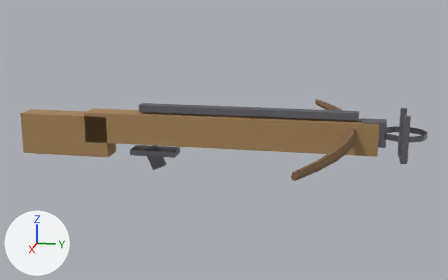
Two versions of the glTF model assets/weapons/arme_arbalete.glb, one commit apart.
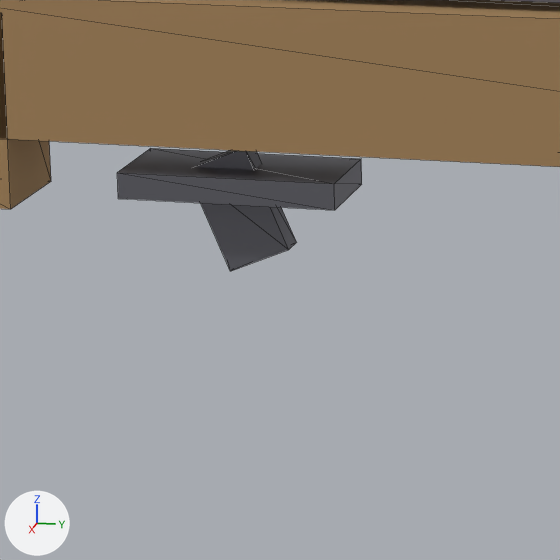
Each version appears first whole from a 50 mm camera at (1.258, 0.405, 0.285) aimed at (-0.004, 0.152, -0.03), and next in a close-up on the part from 24% to 49% of the width and 41% to 82% of the height. The axes (+X, +Y, +Z) are drawn at lower left. The lights are the same throughout. The older version's two pictures come first. The close-ups show mesh edges as thin lines. Where no turn or scale is listed for an object, it has been applied to the vertices.

Names of what the first close-up shows: 'arbalete_detente', 'arbalete_fut' and 1 more.
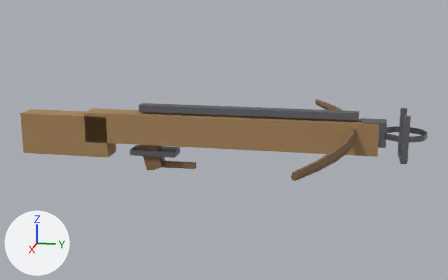
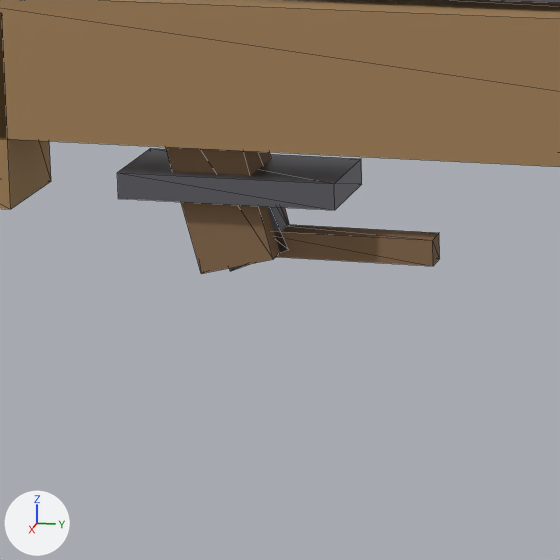
The newer file is also turned or shifted as a whole; pictures and numbers use the older file's frame.

Location of each change, [x1, y1, x2, y2] in pixels of the close-ups (560 x 560 px):
'arbalete_poignee', added (brown)
    after: [166, 147, 440, 274]

The change, as a list of edits to the scene's bpy script:
```text
Add me_arbalete_poignee:
    me_arbalete_poignee.from_pydata(...)  # 16 vertices, 24 faces; spans x -0.016..0.016, y -0.0393..0.09, z -0.0578..0.0478
    me_arbalete_poignee.materials.append(mat_bois_sombre)  # brown #86694b
Add ob_arbalete_poignee:
    ob_arbalete_poignee = bpy.data.objects.new('arbalete_poignee', me_arbalete_poignee)
    ob_arbalete_poignee.location = (0.0, 0.0, -0.045)
```
